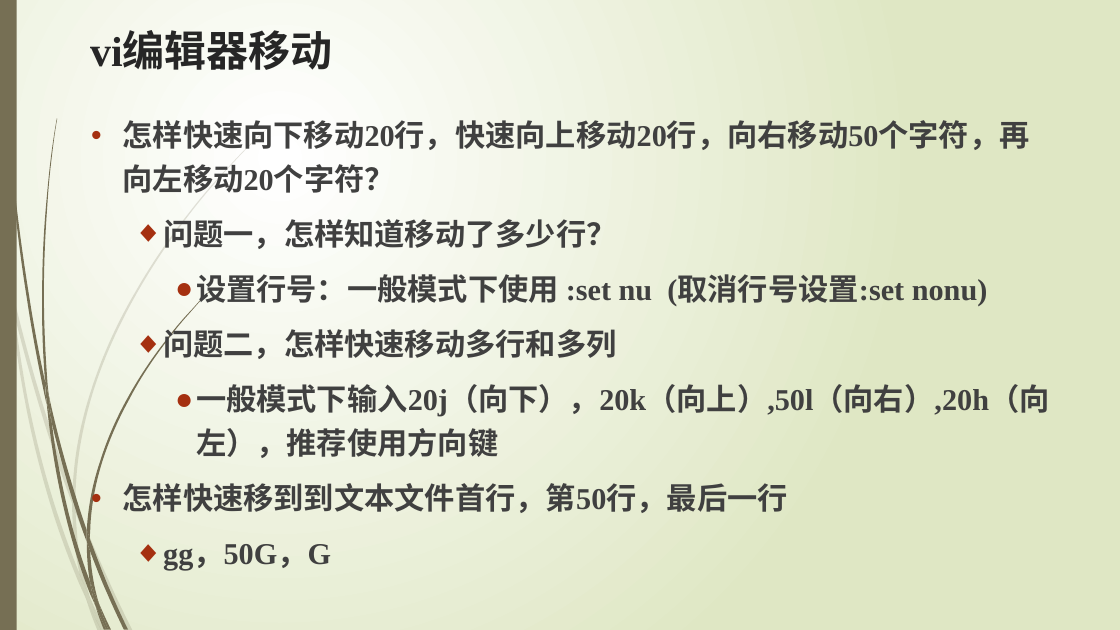
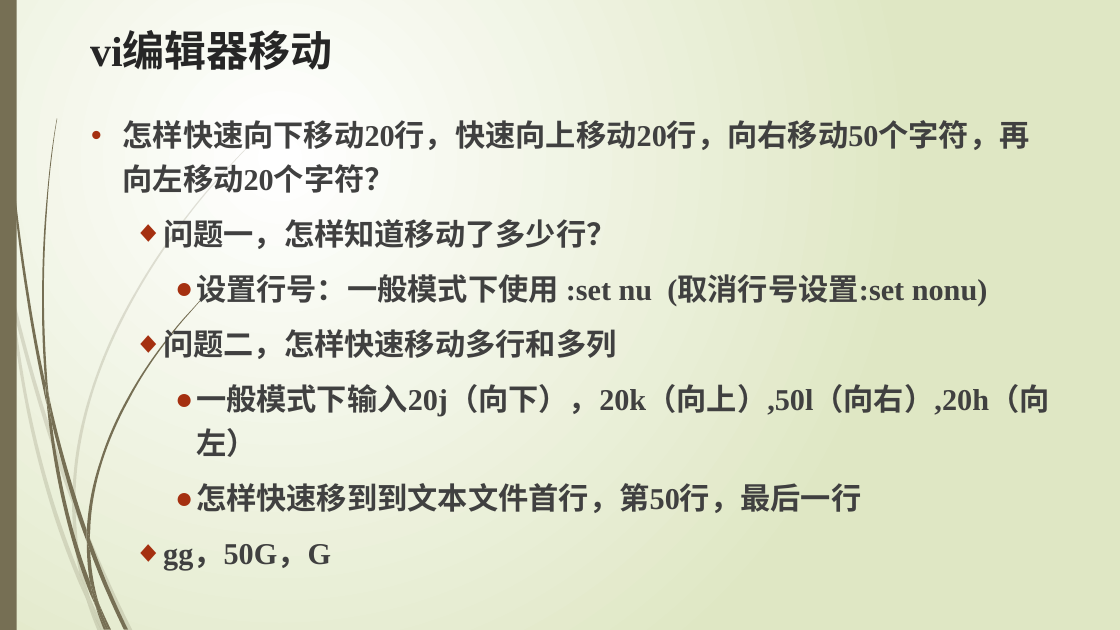
Before and after one commit to edu2act/course-testing-technique, a slide deck: slide 8 of PPT/4 vi Editor.pptx. Drawn at 1120x630 pixels with LibreOffice and Linux fonts; fonts in the diff are those of the drawing. Boxes give left, top, right and bottom in pixels: in the first picture for what was removed or moved away, otherwise in the second. Text is boxed around its words. In the diff, an @@ line names an element or a change of style, - is before the commit and + after.

```diff
--- a/PPT/4 vi Editor.pptx
+++ b/PPT/4 vi Editor.pptx
@@ text at (196,384,1049,457): text changed @@
-    ● 一般模式下输入20j（向下），20k（向上）,50l（向右）,20h（向左），推荐使用方向键
+    ● 一般模式下输入20j（向下），20k（向上）,50l（向右）,20h（向左）
@@ text at (196,483,861,513): bullet • to ●; list level 1 to 3 in "怎样快速移到到文本文件首行，第50行，最后一行" @@
```
Also in this commit, not shown: 5 other slides changed, 4 other files.
